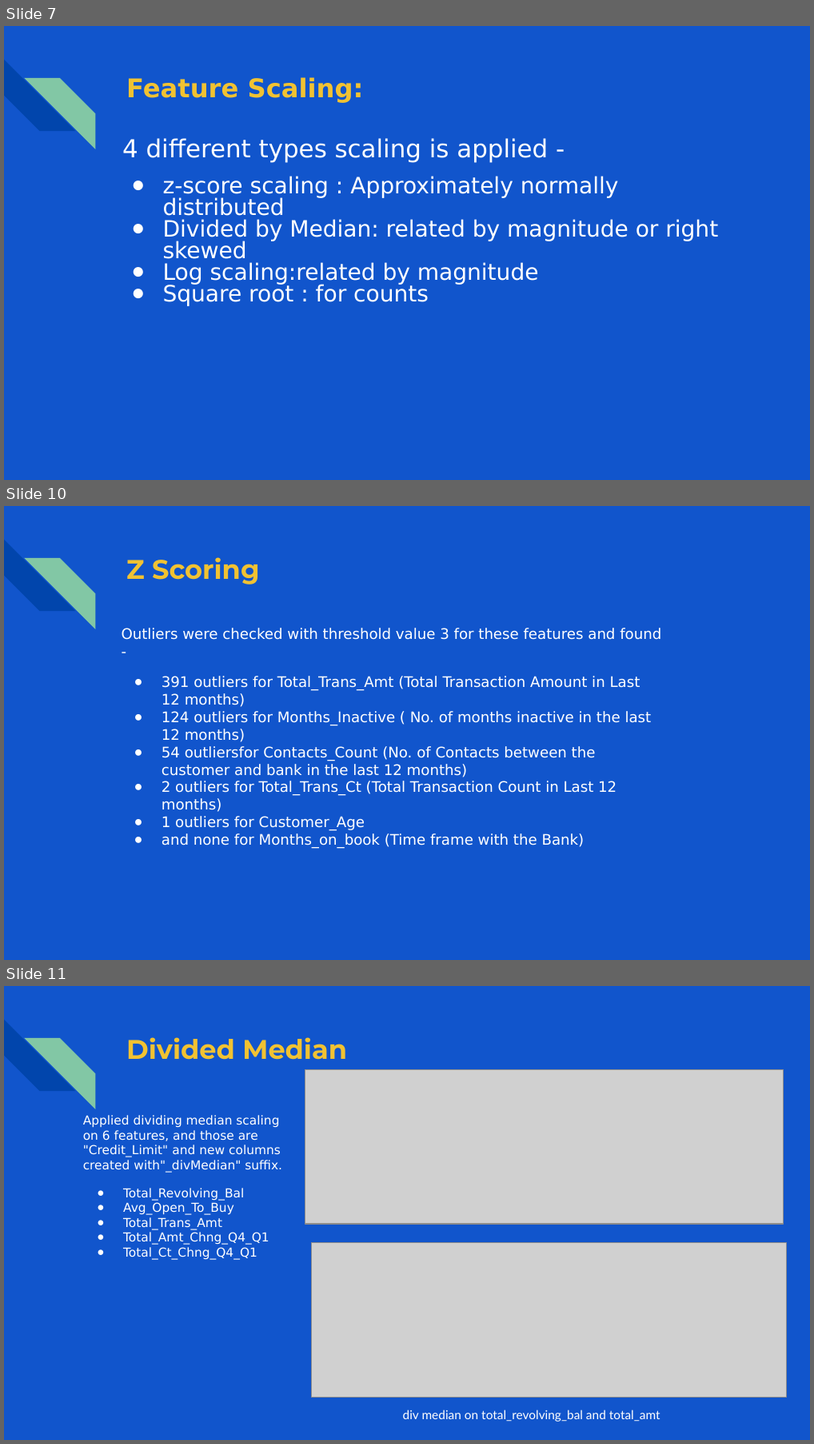
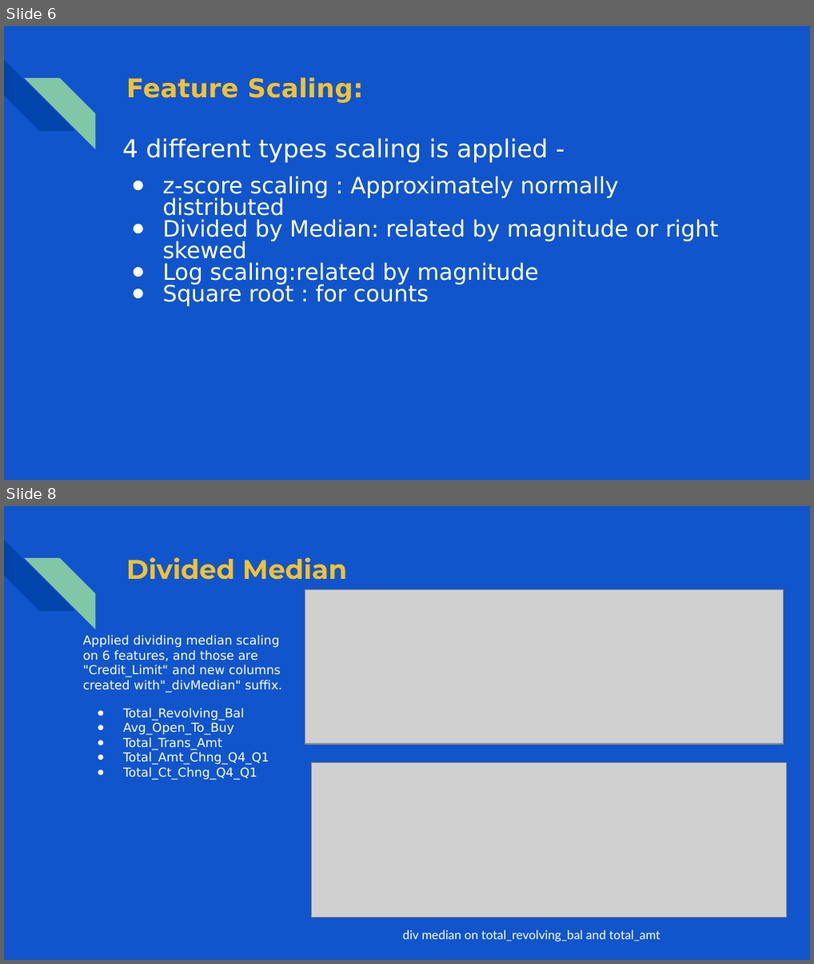
Before and after one commit to shaisid01/Data-Science, a slide deck: CapstoneProjects/Capstone 2/Docs/Customer Attrition Prediction on Credit Card data.pptx. Shown one above the other, each under a label of ours: slides 7, 10 and 11 before the commit, slides 6 and 8 after it; the slides between them are not shown. The pictures are 814x1444 and 814x964 pixels, drawn with LibreOffice and Linux fonts; fonts in the diff are those of the drawing; grey boxes stand for pictures. Boxes give left, top, right and bottom in pixels: in the first picture for what was removed or moved away, otherwise in the second. Text is boxed around its words. In the diff, an @@ line names an element or a change of style, - is before the commit and + after.

```diff
--- a/CapstoneProjects/Capstone 2/Docs/Customer Attrition Prediction on Credit Card data.pptx
+++ b/CapstoneProjects/Capstone 2/Docs/Customer Attrition Prediction on Credit Card data.pptx
@@ slide 10 removed at [4, 506, 810, 960], background #1155CC; not listed: 2 template elements that a slide beside it also shows @@
@@ title removed at [126, 557, 259, 584] @@
-Z Scoring
@@ text removed at [122, 628, 662, 848] @@
-Outliers were checked with threshold value 3 for these features and found -
-● 391 outliers for Total_Trans_Amt (Total Transaction Amount in Last 12 months)
-● 124 outliers for Months_Inactive ( No. of months inactive in the last 12 months)
-● 54 outliersfor Contacts_Count (No. of Contacts between the customer and bank in the last 12 months)
-● 2 outliers for Total_Trans_Ct (Total Transaction Count in Last 12 months)
-● 1 outliers for Customer_Age
-● and none for Months_on_book (Time frame with the Bank)
@@ what was slide 7 is now slide 6 @@
@@ what was slide 11 is now slide 8 @@
```
Also in this commit, not shown: 6 slides changed, 6 other slides removed, 1 other file.
